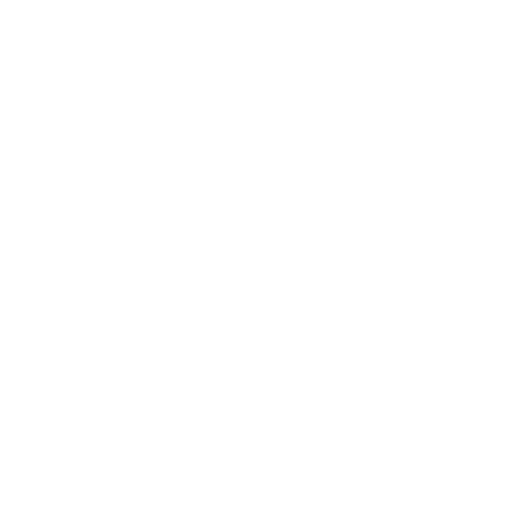
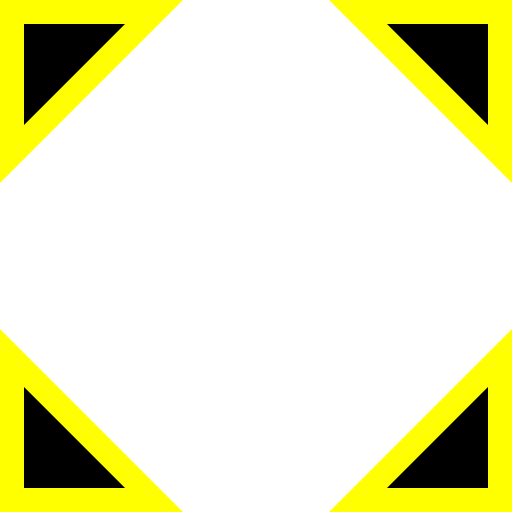
Two versions of the same layered image (512x512). Layer-by-layer changes:
moved "Rectangle 1 copy 2" above "Rectangle 1 copy 3", painted on it over (0, 0, 512, 512)
painted on "Rectangle 1 copy 3" over (0, 0, 512, 512)
added layer "Rectangle 1 copy" above "Rectangle 1" over (329, 329, 512, 512)
added layer "Rectangle 1" over (0, 0, 183, 183)
